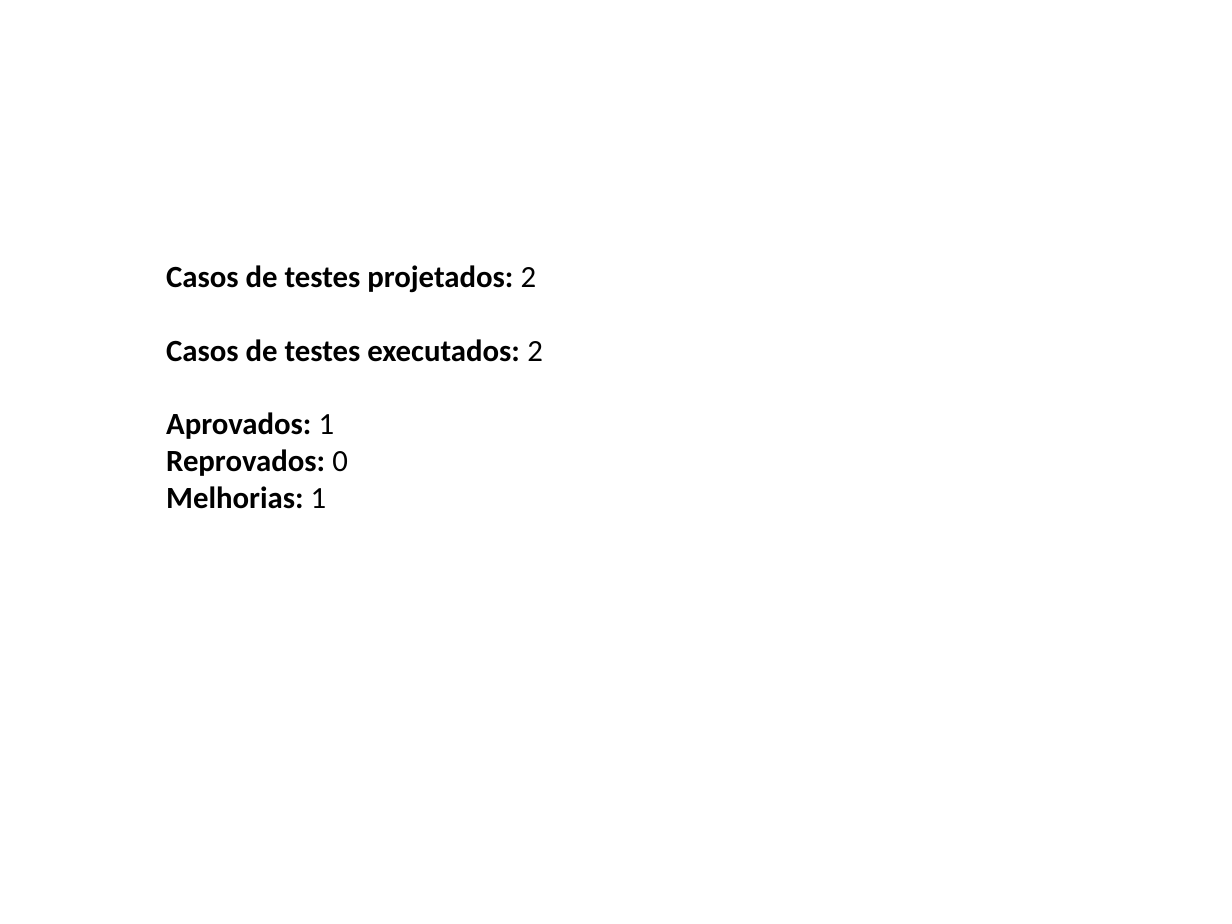
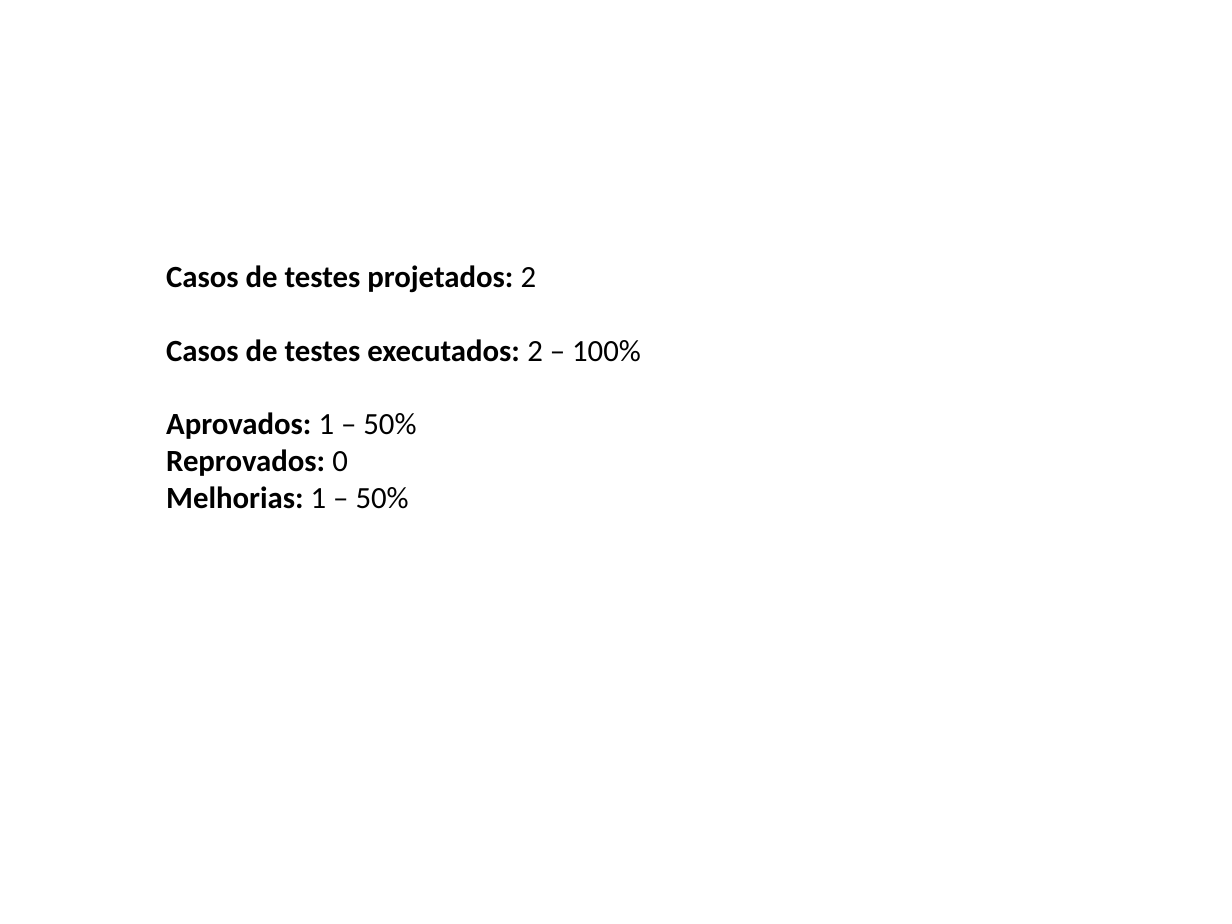
Before and after one commit to JoaoMarc0s/ProjetoTCS, a slide deck: slide 7 of Avaliação de testes.pptx. Drawn at 1232x924 pixels with LibreOffice and Linux fonts; fonts in the diff are those of the drawing; background and template pictures are left out. Boxes give left, top, right and bottom in pixels: in the first picture for what was removed or moved away, otherwise in the second. Text is boxed around its words. In the diff, an @@ line names an element or a change of style, - is before the commit and + after.

Commit message:
% adicionada aos resumo dos testes

```diff
--- a/Avaliação de testes.pptx
+++ b/Avaliação de testes.pptx
@@ text at (x1=166, y1=339, x2=641, y2=439): text changed @@
-Casos de testes executados: 2
-Aprovados: 1
+Casos de testes executados: 2 – 100%
+Aprovados: 1 – 50%
@@ text at (x1=166, y1=486, x2=409, y2=509): text changed @@
-Melhorias: 1
+Melhorias: 1 – 50%
```
Also in this commit, not shown: 4 other slides changed.
